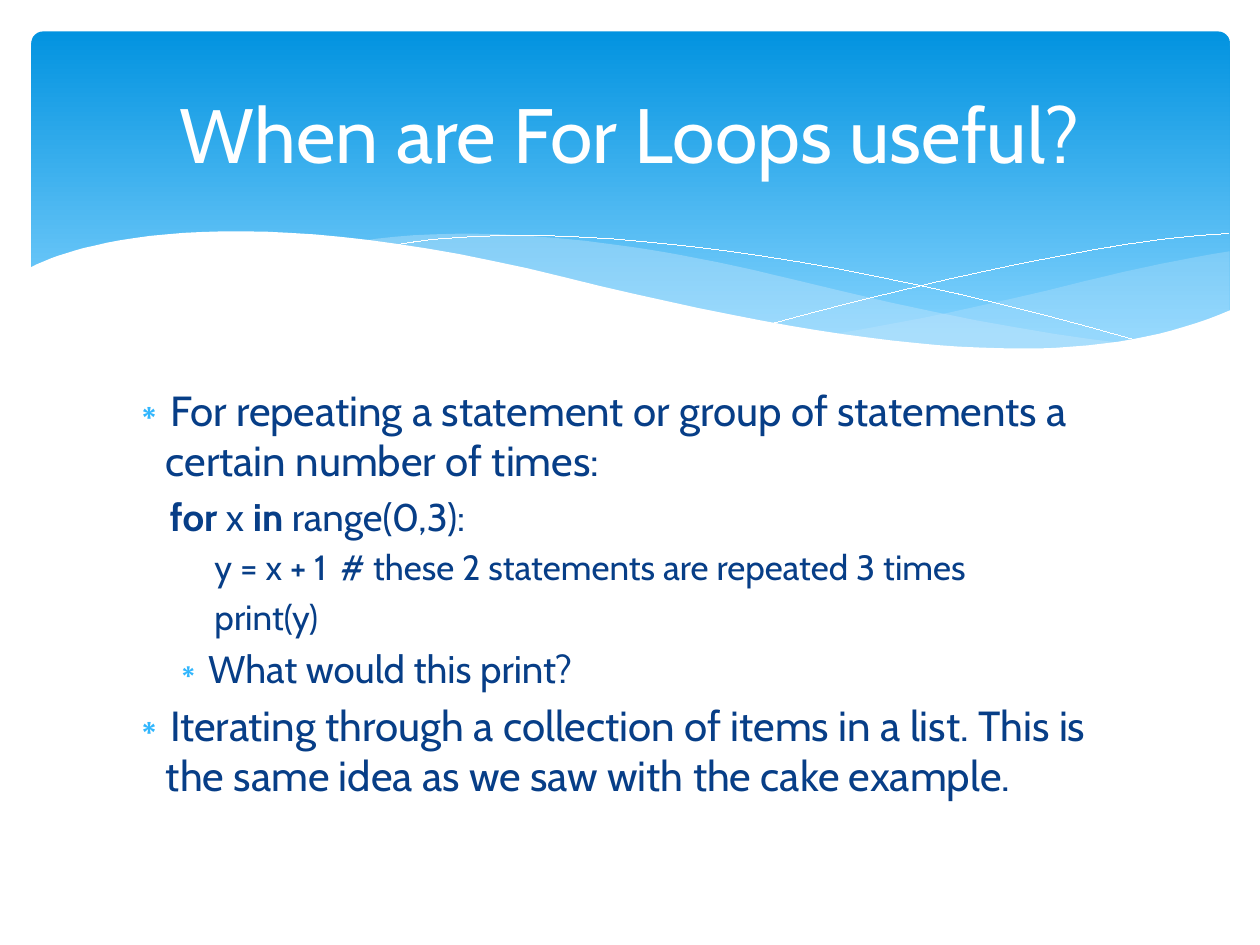
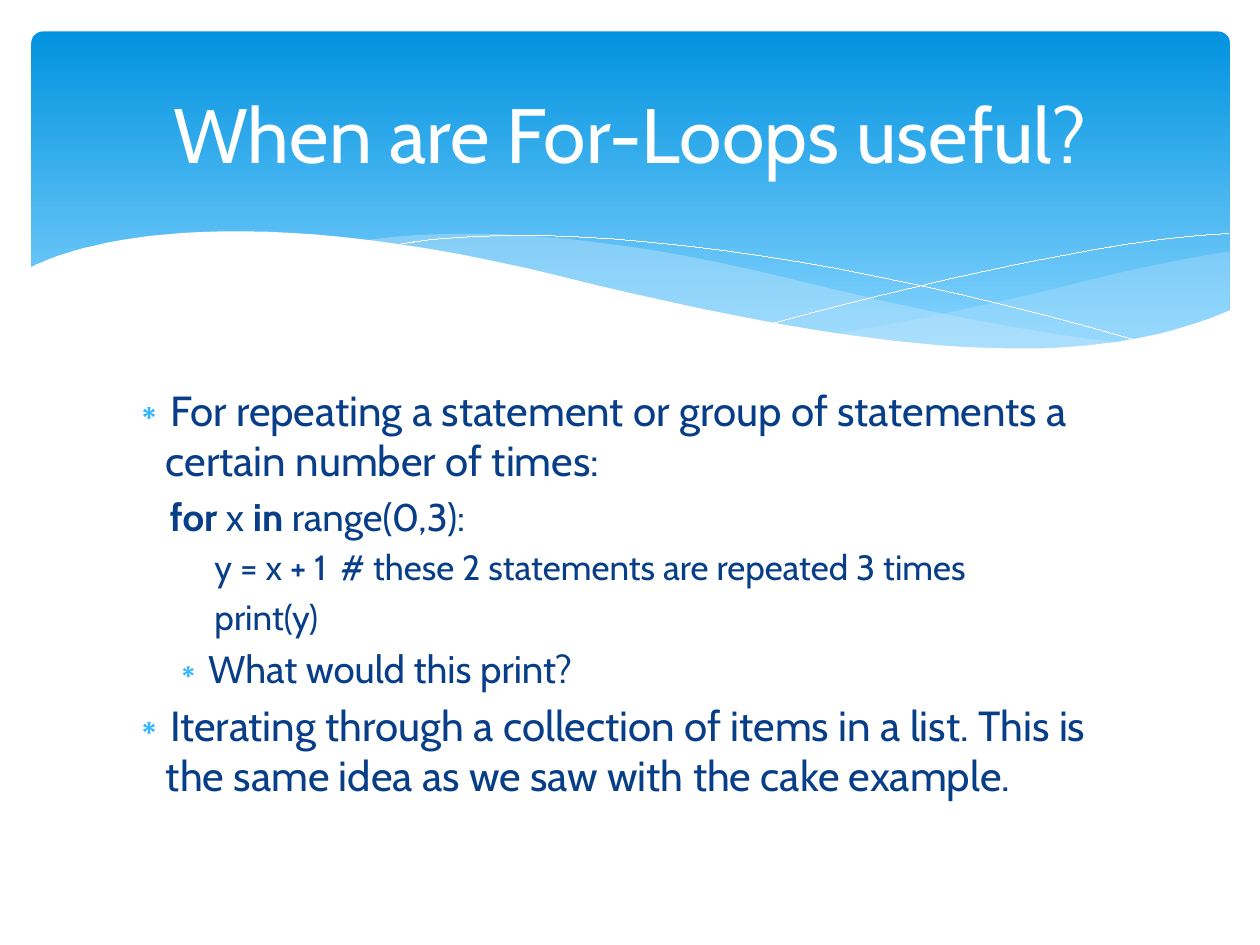
Before and after one commit to Cheyrenne/Python-and-Game-Coding, a slide deck: slide 6 of For Loop Resource.pptx (slide 7 before the commit). Drawn at 1260x945 pixels with LibreOffice and Linux fonts; fonts in the diff are those of the drawing. Boxes give left, top, right and bottom in pixels: in the first picture for what was removed or moved away, otherwise in the second. Text is boxed around its words. In the diff, an @@ line names an element or a change of style, - is before the commit and + after.

```diff
--- a/For Loop Resource.pptx
+++ b/For Loop Resource.pptx
@@ title at (173, 105, 1086, 180): text changed @@
-When are For Loops useful?
+When are For-Loops useful?
```
Also in this commit, not shown: 3 other slides changed.
